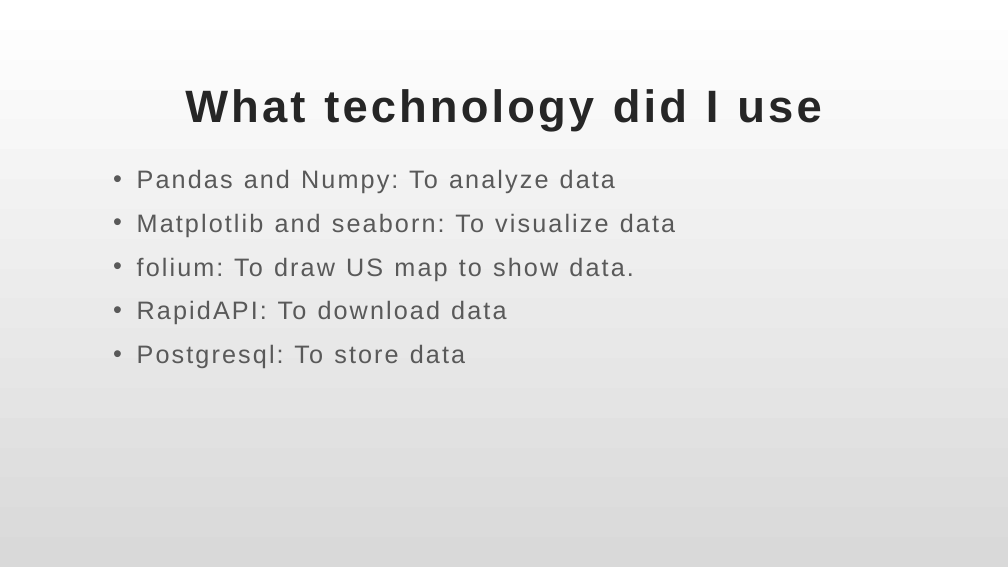
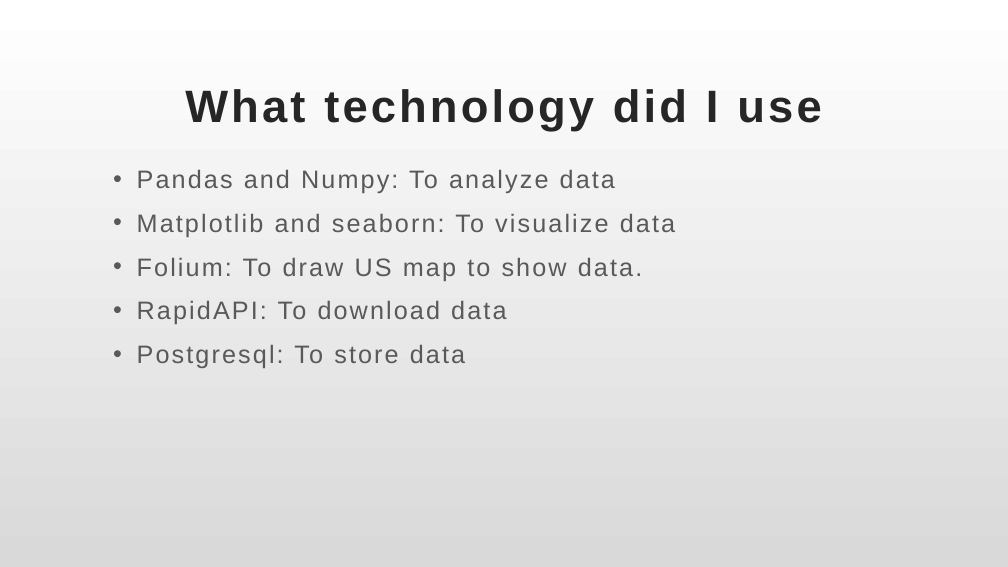
Before and after one commit to Yuehao-Wang/AIM-5001, a slide deck: slide 17 of Y_Wang_Final_Project_Presentation.pptx (slide 18 before the commit). Drawn at 1008x567 pixels with LibreOffice and Linux fonts; fonts in the diff are those of the drawing. Boxes give left, top, right and bottom in pixels: in the first picture for what was removed or moved away, otherwise in the second. Text is boxed around its words. In the diff, an @@ line names an element or a change of style, - is before the commit and + after.

```diff
--- a/Y_Wang_Final_Project_Presentation.pptx
+++ b/Y_Wang_Final_Project_Presentation.pptx
@@ subtitle at (137,258,642,281): text changed @@
-• folium: To draw US map to show data.
+• Folium: To draw US map to show data.
```
Also in this commit, not shown: 1 other slide changed, 1 slide removed.
